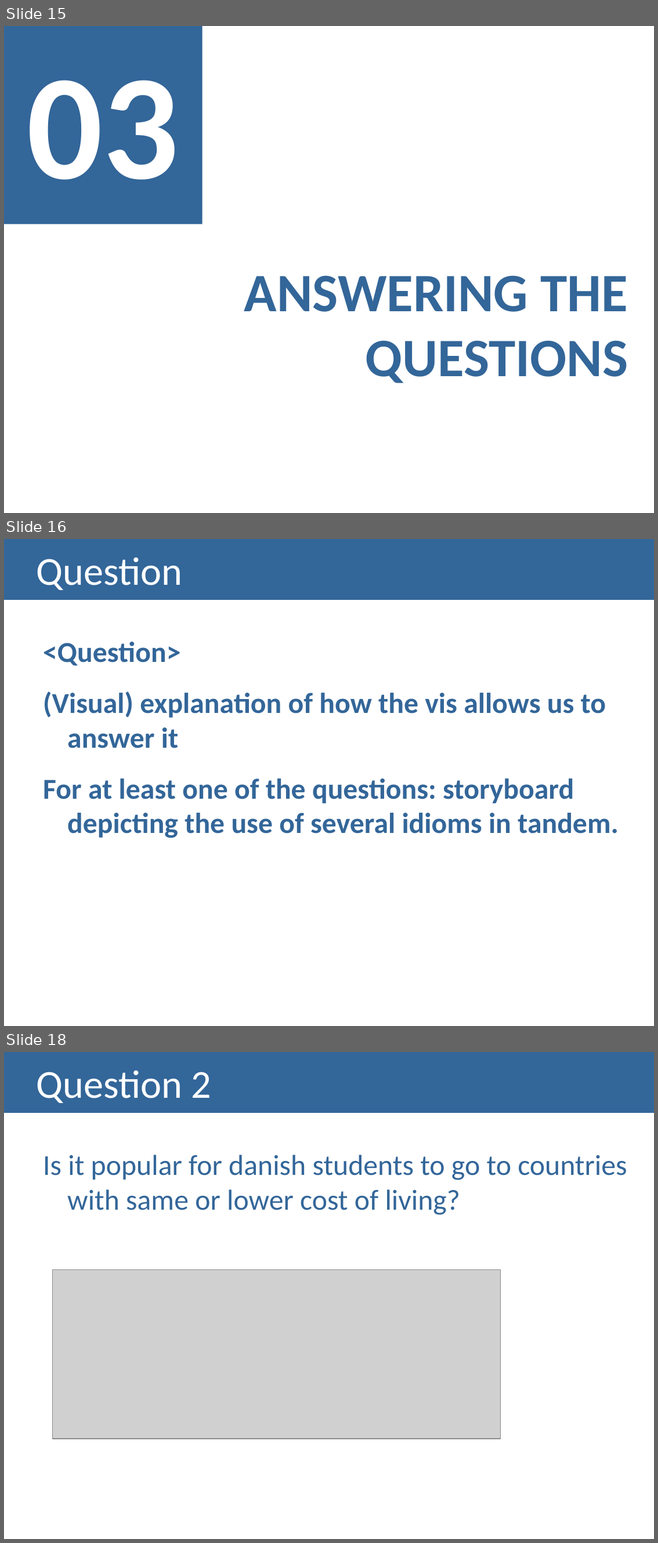
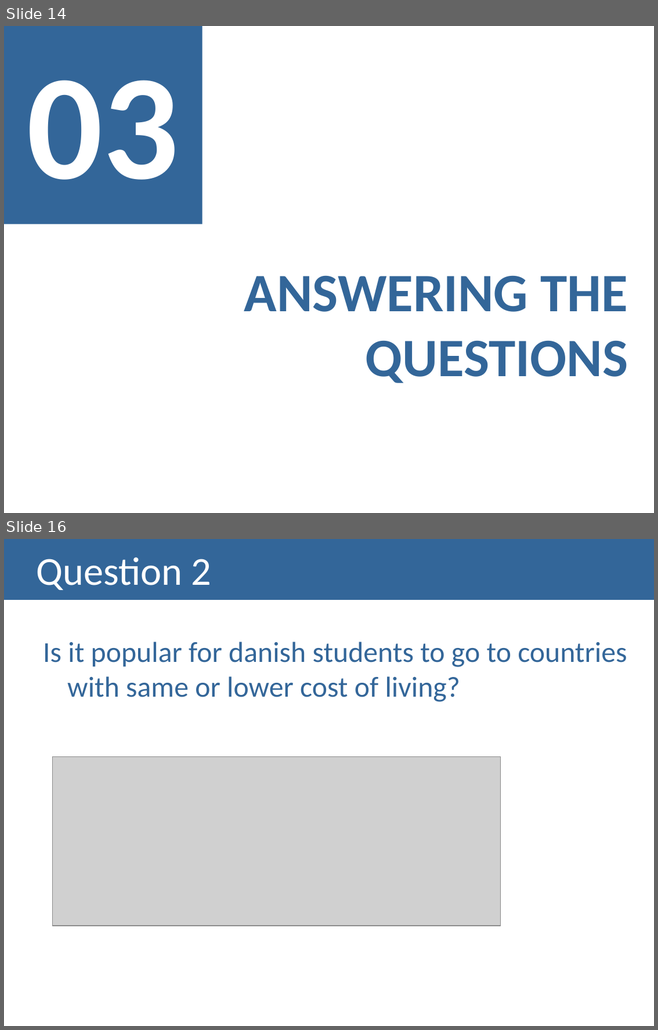
Before and after one commit to mskl/VI13, a slide deck: checkpoints/03/checkpoint3.pptx. Shown one above the other, each under a label of ours: slides 15, 16 and 18 before the commit, slides 14 and 16 after it; the slides between them are not shown. The pictures are 658x1543 and 658x1030 pixels, drawn with LibreOffice and Linux fonts; fonts in the diff are those of the drawing; grey boxes stand for pictures. Boxes give left, top, right and bottom in pixels: in the first picture for what was removed or moved away, otherwise in the second. Text is boxed around its words. In the diff, an @@ line names an element or a change of style, - is before the commit and + after.

```diff
--- a/checkpoints/03/checkpoint3.pptx
+++ b/checkpoints/03/checkpoint3.pptx
@@ slide 16 removed at box(4, 539, 654, 1026), background #FFFFFF @@
@@ title removed at box(4, 539, 654, 600) @@
-Question
@@ text removed at box(43, 642, 618, 838) @@
-<Question>
-(Visual) explanation of how the vis allows us to answer it
-For at least one of the questions: storyboard depicting the use of several idioms in tandem.
@@ what was slide 15 is now slide 14 @@
@@ what was slide 18 is now slide 16 @@
```
Also in this commit, not shown: 1 slide changed, 1 other slide removed.
